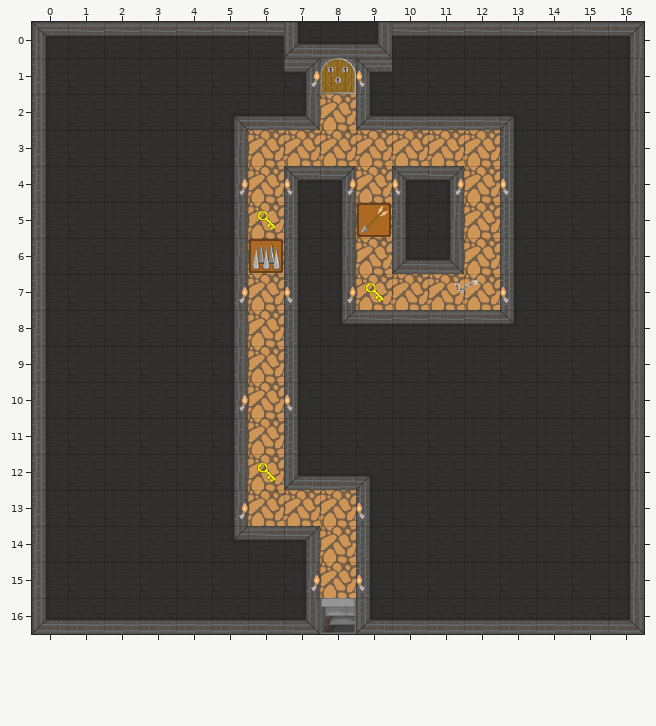
An edit to a level. Tiled map, android/assets/map3.tmx. The first picture shows the starting point.
Cells are 64x64 px. Shown: x 0..16, y 0..16.
Now the later version:
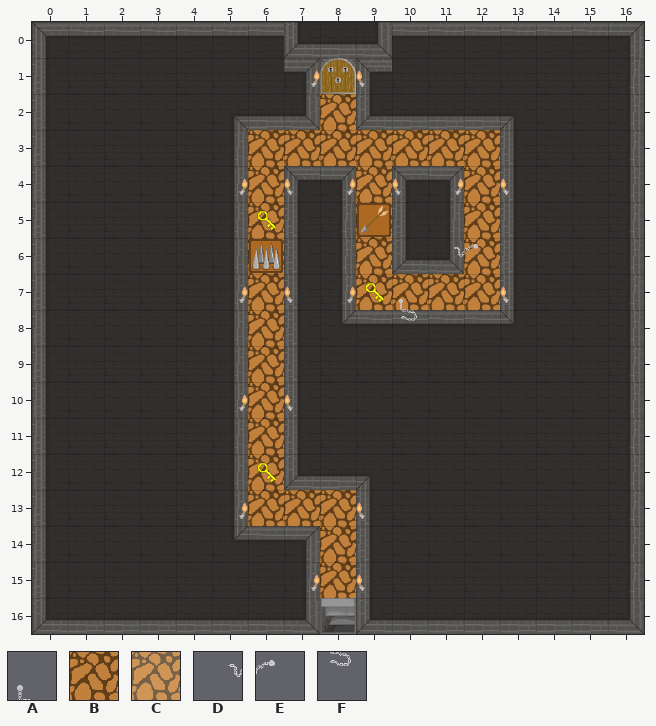
Key: from "Dungeon-tileset": A 15, B 19, C 20, D 21, E 22, F 23.
_ is an empty cell, . an unchanged one.
Diff:
--- layer "Road"
@@ x 6..12 @@
- 2 ..C....
- 3 CCCCCCC
- 4 C..C..C
- 5 C..C..C
- 6 C..C..C
- 7 C..CCCC
- 8 C......
- 9 C......
-10 C......
-11 C......
-12 C......
-13 CCC....
-14 ..C....
-15 ..C....
+ 2 ..B....
+ 3 BBBBBBB
+ 4 B..B..B
+ 5 B..B..B
+ 6 B..B..B
+ 7 B..BBBB
+ 8 B......
+ 9 B......
+10 B......
+11 B......
+12 B......
+13 BBB....
+14 ..B....
+15 ..B....
--- layer "VisualObjects"
@@ x 10..12 @@
- 6 .__
- 7 _DE
- 8 _..
+ 6 .DE
+ 7 A__
+ 8 F..
Changed places in both pictures, as pixel boxes (x1, y1, x2, y2):
changed: (248, 94, 500, 598)
